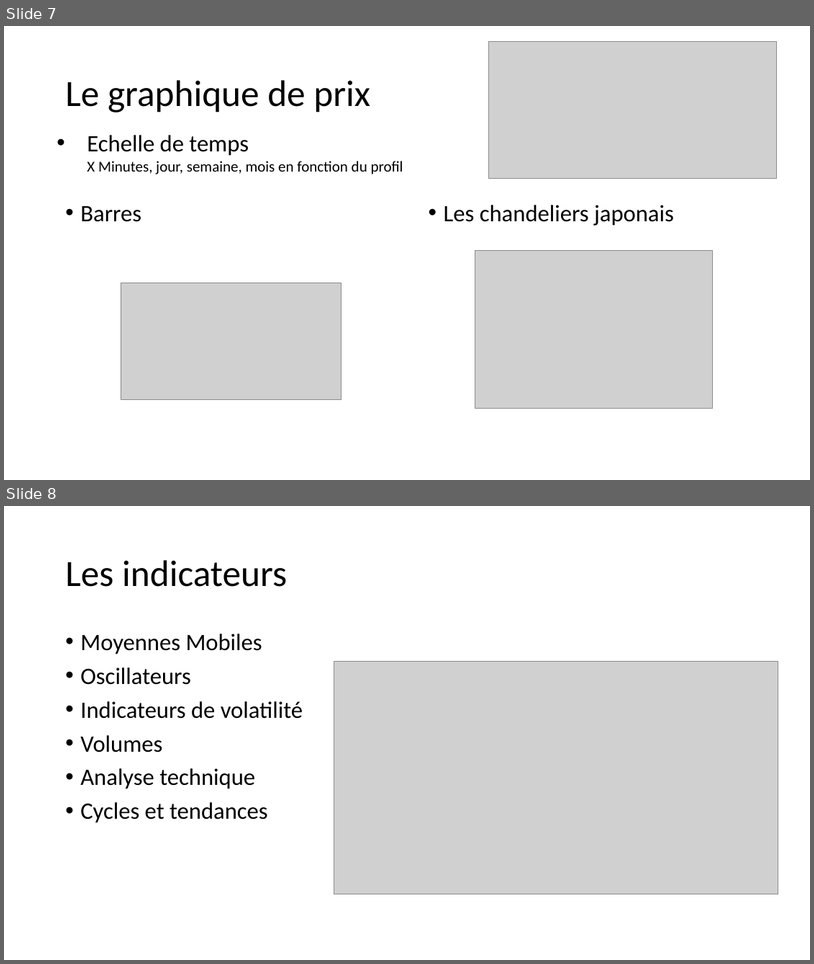
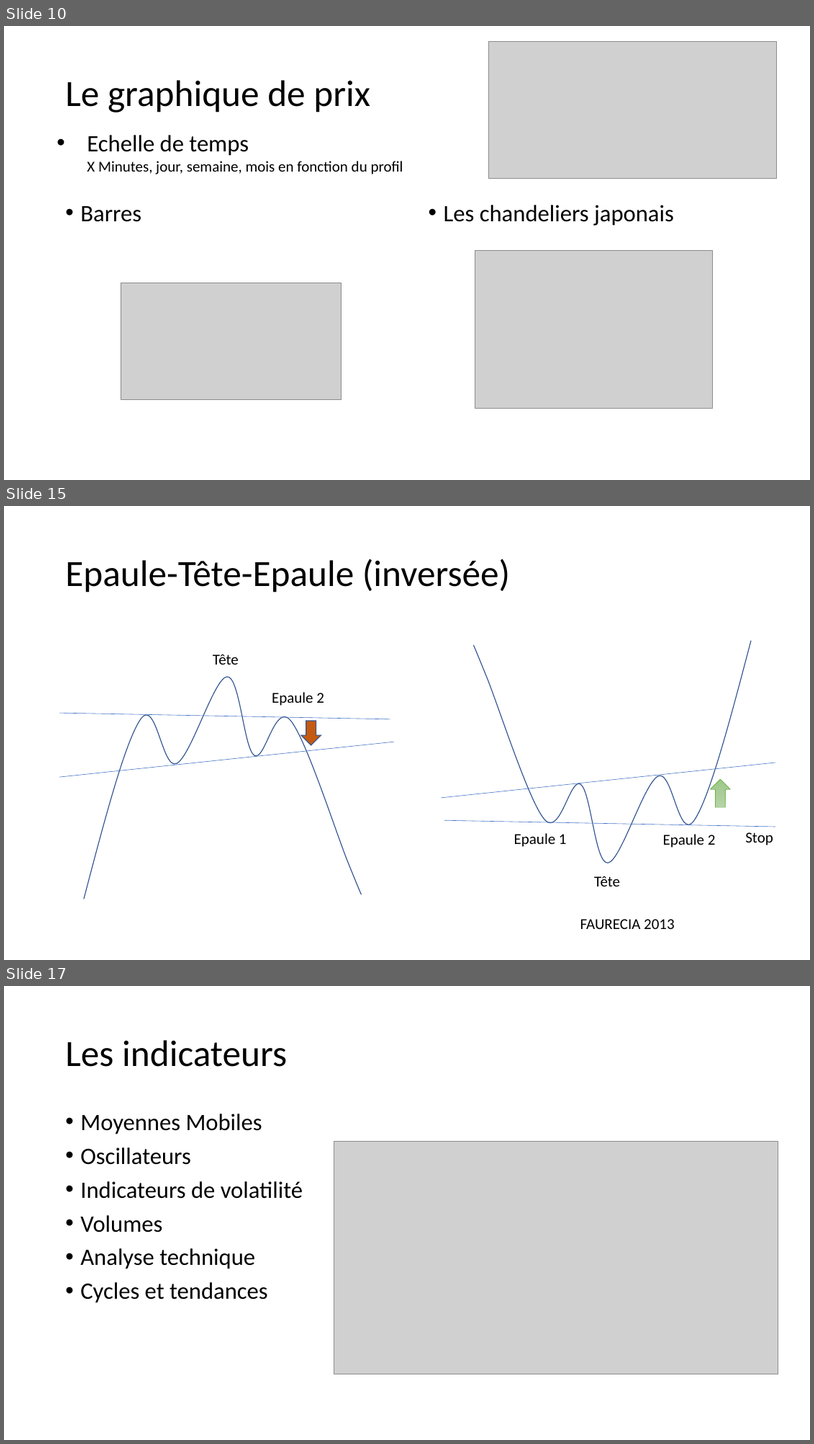
Before and after one commit to dadelcarbo/UltimateChartistRoot, a slide deck: Formation/Formation Bourse.pptx. Shown one above the other, each under a label of ours: slides 7 and 8 before the commit, slides 10, 15 and 17 after it; the slides between them are not shown. The pictures are 814x964 and 814x1444 pixels, drawn with LibreOffice and Linux fonts; fonts in the diff are those of the drawing; grey boxes stand for pictures. Boxes give left, top, right and bottom in pixels: in the first picture for what was removed or moved away, otherwise in the second. Text is boxed around its words. In the diff, an @@ line names an element or a change of style, - is before the commit and + after.

```diff
--- a/Formation/Formation Bourse.pptx
+++ b/Formation/Formation Bourse.pptx
@@ slide 15 added at <box>4,506,810,960</box>, background #FFFFFF @@
@@ title added at <box>65,559,510,592</box>, 44 pt, text #000000 @@
+Epaule-Tête-Epaule (inversée)
@@ text added at <box>213,654,239,664</box>, 18 pt, text #000000 @@
+Tête
@@ freeform shape added at <box>84,677,362,898</box>, outline #325491 1 pt @@
@@ text added at <box>272,692,324,705</box>, 18 pt, text #000000 @@
+Epaule 2
@@ line added from (59, 713) to (391, 719), #4472C4 0.5 pt @@
@@ down arrow added at <box>301,721,322,745</box>, fill #C55A11, outline #325491 1 pt @@
@@ line added from (59, 777) to (394, 742), #4472C4 0.5 pt @@
@@ down arrow added at <box>711,779,731,807</box>, fill gradient #B5D5A7 to #AACE9A to #9CC987, outline #70AD47 0.5 pt @@
@@ text added at <box>514,833,567,847</box>, 18 pt, text #000000 @@
+Epaule 1
@@ text added at <box>664,834,716,847</box>, 18 pt, text #000000 @@
+Epaule 2
@@ group added at <box>441,641,776,886</box>: 2 lines, 2 texts, 1 freeform shape @@
+Tête
+Stop
@@ text added at <box>581,919,675,929</box>, 18 pt, text #000000 @@
+FAURECIA 2013
@@ what was slide 7 is now slide 10 @@
@@ what was slide 8 is now slide 17 @@
```
Also in this commit, not shown: 12 other slides added, 1 slide removed, 7 other files.
